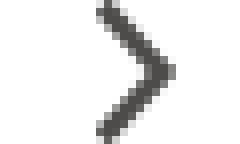
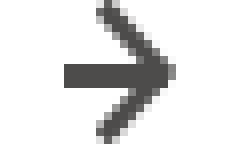
The second 240 x 144 image is a revision of the first. Changes to its layers:
showed "Shape 1" over (x1=64, y1=64, x2=168, y2=88)
